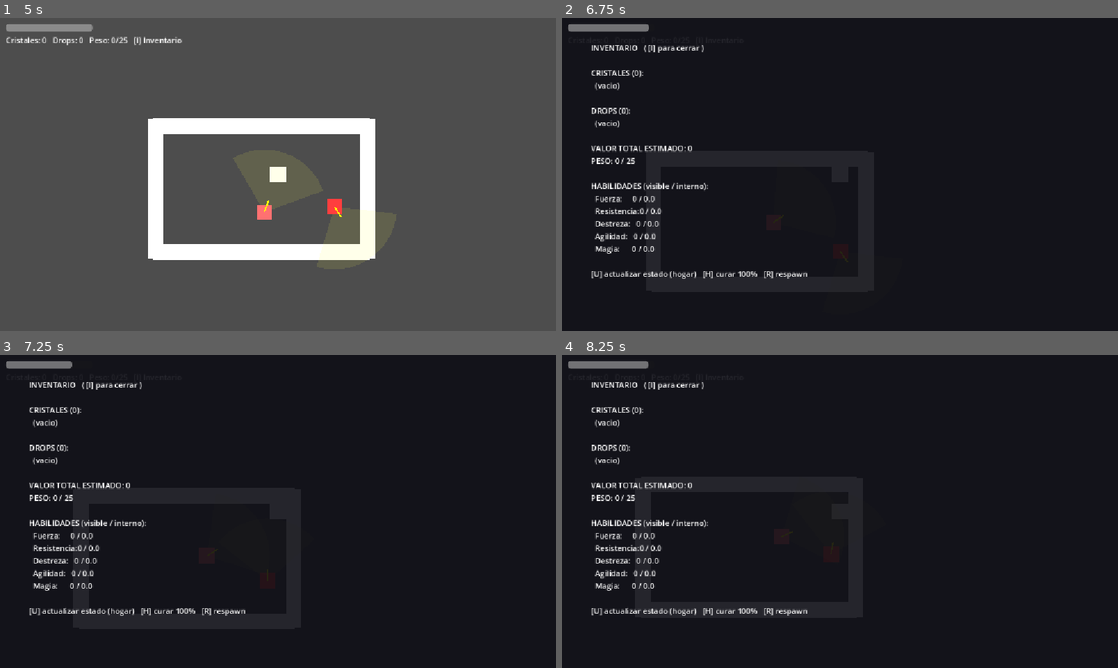
Above: before the commit, frames 1-4 (two rows, left to right).
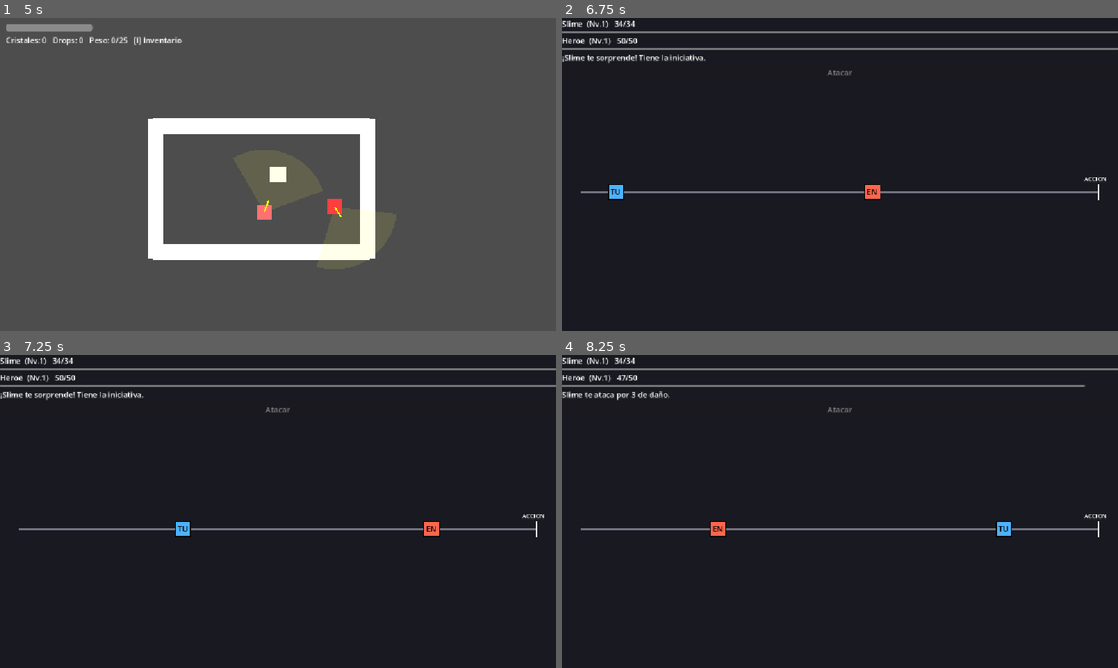
Above: after the commit, the same moments.

Repository: FurrionHD/prototipo-rpg-mazmorras
Game: Godot game, scene res://scenes/levels/main.tscn
The game is run twice, just before and just after one commit, with the same random seed, the same clock (stepped at 60 frames per second) and the same inputs.
Inputs:
- Up to frame 1 (5 s): tap Enter at 0.5 s; hold Ctrl 0.53-1.28 s; hold W (move_up) 0.53-2.03 s; tap Space at 0.77, 1.52, 3.02, 3.77, 4.52 s; tap Shift at 1.35 s; hold F 2.03-2.78 s; hold A (move_left) 2.03-3.53 s; tap U at 2.85 s; hold S (move_down) 3.53-4.28 s; tap H at 3.6 s; hold D (move_right) from 4.28 s (still down); tap R at 4.35 s
- Up to frame 2 (6.75 s): release D (move_right) at 5.03 s; hold W (move_up) 5.03-5.78 s; hold I 5.03-5.78 s; hold D (move_right) from 5.78 s (still down); tap Ctrl at 5.85 s; tap Space at 6.02 s; hold Shift from 6.53 s (still down)
- Up to frame 3 (7.25 s): keep holding D (move_right); keep holding Shift; tap Space at 6.77 s
- Up to frame 4 (8.25 s): release Shift at 7.28 s; tap F at 7.35 s; tap Space at 7.52 s; release D (move_right) at 8.03 s; hold S (move_down) from 8.03 s (still down); tap U at 8.1 s

Frame 1 is identical in both runs. In frame 2, 5.1% of the frame differs, in the area x 0-100%, y 0-84%; in frame 3, 5.1%; in frame 4, 5.1%.

Commit message:
Fix: bloquear al jugador con el inventario abierto + bajar excelia de combate
Con el inventario (I) abierto el jugador no se mueve ni interactua (F/ataque)
via flag Game.inventory_open, pero el enemigo sigue su IA y puede emboscarte.
El panel se refresca en vivo. Ademas se baja la ganancia de habilidades por
combate (Fuerza atacar 0.15, Resistencia golpe 0.2).

Co-Authored-By: Claude Opus 4.8 <noreply@anthropic.com>

Diff:
--- a/scripts/actors/player/player.gd
+++ b/scripts/actors/player/player.gd
@@ -80,6 +80,12 @@
 
 
 func _physics_process(delta: float) -> void:
+	# Con el inventario abierto: no te mueves ni interactuas (F/ataque). El
+	# enemigo sigue su IA aparte, asi que puede emboscarte igualmente.
+	if Game.inventory_open:
+		velocity = Vector2.ZERO
+		return
+
 	var direction: Vector2 = Input.get_vector(
 		"move_left", "move_right", "move_up", "move_down")
 	var moving: bool = direction != Vector2.ZERO
--- a/scripts/core/game.gd
+++ b/scripts/core/game.gd
@@ -34,10 +34,10 @@
 const RETO_MAX := 3.0              # tope de dificultad relativa
 const PODER_JUGADOR_SUELO := 10.0  # suelo para no dividir por 0 a nivel 0
 # Ganancias base por fuente (ajustables).
-const GAIN_FUERZA_ATAQUE := 0.25
+const GAIN_FUERZA_ATAQUE := 0.15
 const GAIN_FUERZA_PESO := 0.4
 const GAIN_AGILIDAD_CORRER := 0.4
-const GAIN_RESISTENCIA_GOLPE := 0.3
+const GAIN_RESISTENCIA_GOLPE := 0.2
 const GAIN_DESTREZA_MINIJUEGO := 1.0
 
 # Dificultad del ultimo minijuego de extraccion (para la ganancia de Destreza).
@@ -59,6 +59,10 @@
 
 # Profundidad actual de la mazmorra (para escalar dificultad). Aun sin pisos: 1.
 var current_floor: int = 1
+
+# True mientras el panel de inventario esta abierto: el jugador no se mueve ni
+# interactua (pero el enemigo sigue y puede emboscarte).
+var inventory_open: bool = false
 
 # Cristales y drops obtenidos (inventario temporal hasta la Fase 6).
 var crystals: Array[Cristal] = []
--- a/scripts/ui/hud.gd
+++ b/scripts/ui/hud.gd
@@ -52,9 +52,12 @@
 	if t and not _toggle_was:
 		_panel_open = not _panel_open
 		_panel.visible = _panel_open
-		if _panel_open:
-			_refrescar_lista()
+		Game.inventory_open = _panel_open  # bloquea/desbloquea al jugador
 	_toggle_was = t
+
+	# Refresca la lista en vivo mientras esta abierto.
+	if _panel_open:
+		_refrescar_lista()
 
 
 func _refrescar_lista() -> void:
